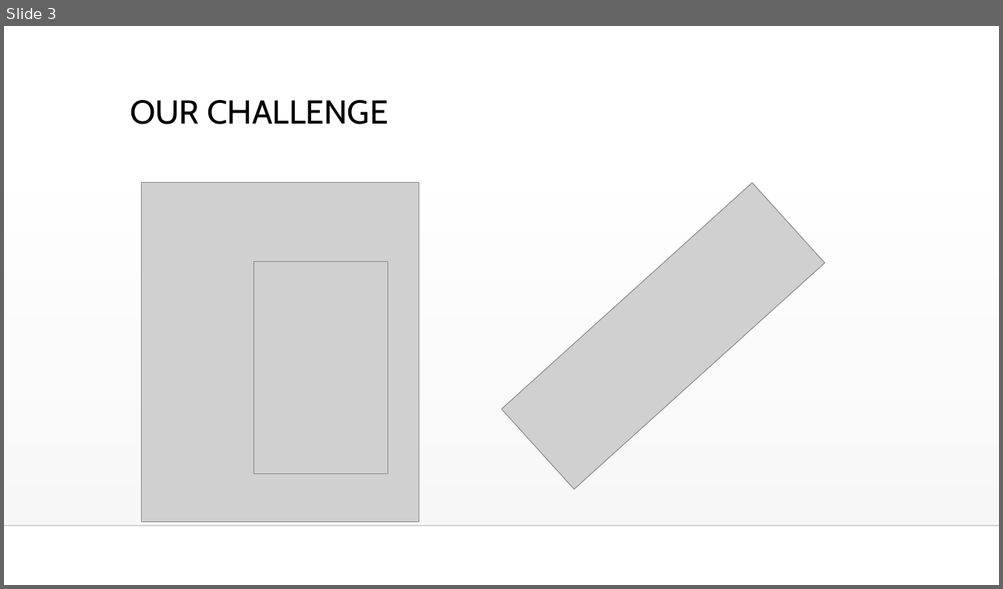
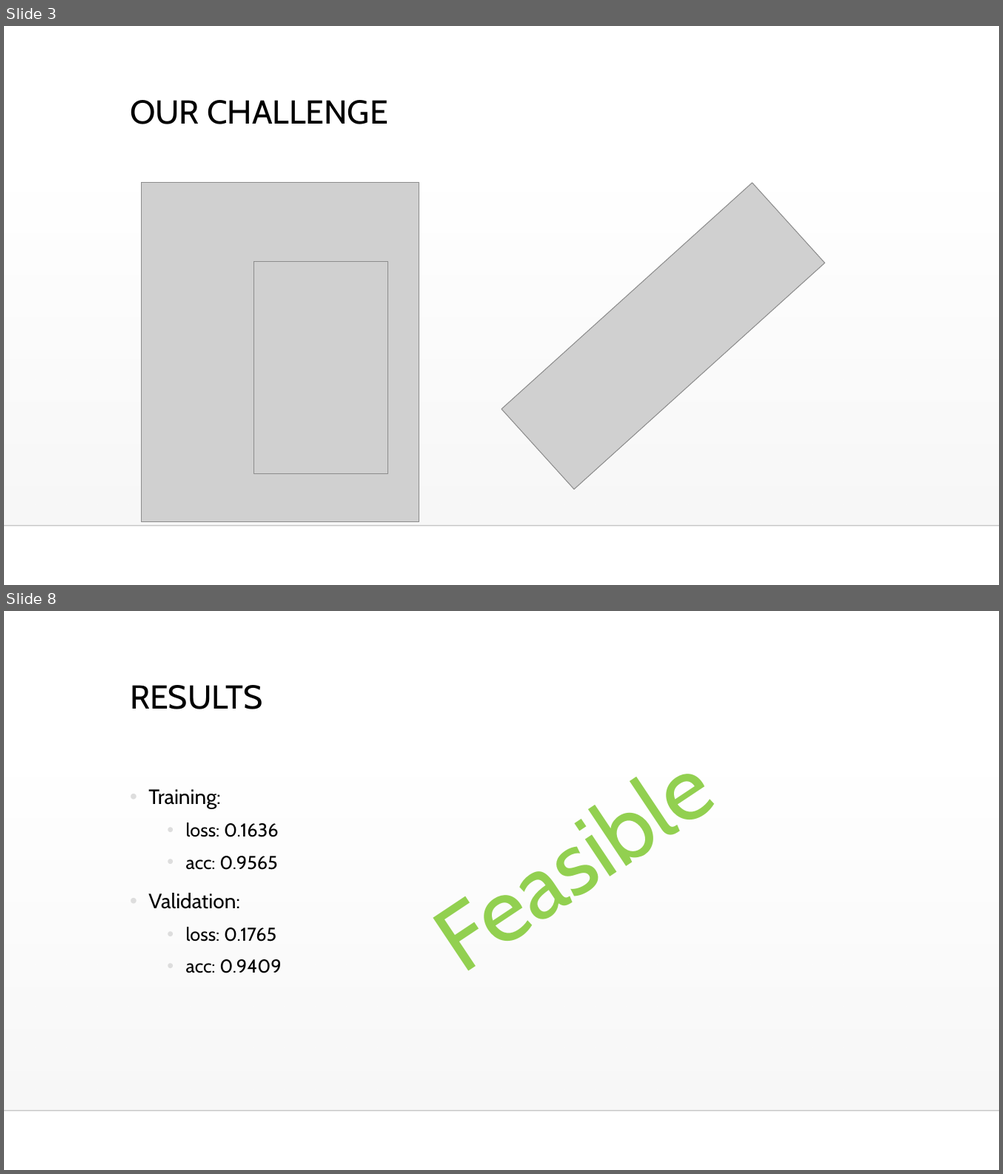
Before and after one commit to guysoft/thedoorks, a slide deck: media/Hack.pptx. Shown one above the other, each under a label of ours: slide 3 before the commit, slides 3 and 8 after it; the slides between them are not shown. The pictures are 1003x589 and 1003x1174 pixels, drawn with LibreOffice and Linux fonts; fonts in the diff are those of the drawing; grey boxes stand for pictures; background and template pictures are left out. Boxes give left, top, right and bottom in pixels: in the first picture for what was removed or moved away, otherwise in the second. Text is boxed around its words. In the diff, an @@ line names an element or a change of style, - is before the commit and + after.

```diff
--- a/media/Hack.pptx
+++ b/media/Hack.pptx
@@ slide 8 added at bbox=[4, 611, 999, 1170], background #FFFFFF; not listed: 2 template elements that a slide beside it also shows @@
@@ text added at bbox=[404, 611, 932, 999], 88 pt, text #92D050 @@
+Feasible
@@ title added at bbox=[130, 685, 263, 709], 32 pt, text #000000 @@
+RESULTS
@@ text added at bbox=[148, 789, 281, 974], 18 pt, text #000000 @@
+• Training:
+  • loss: 0.1636
+  • acc: 0.9565
+• Validation:
+  • loss: 0.1765
+  • acc: 0.9409
```
Also in this commit, not shown: 4 slides changed, 6 other slides added.
